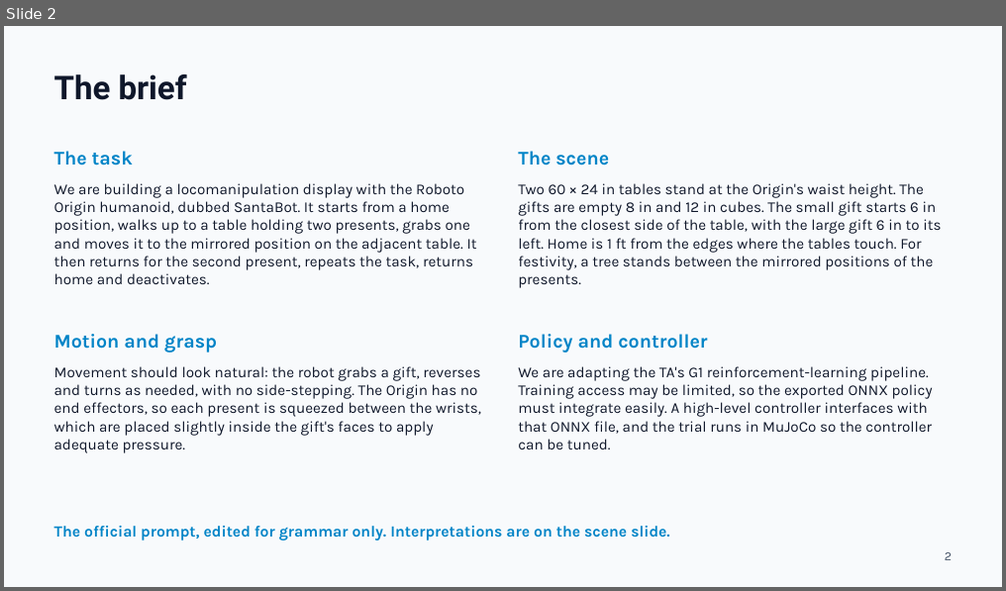
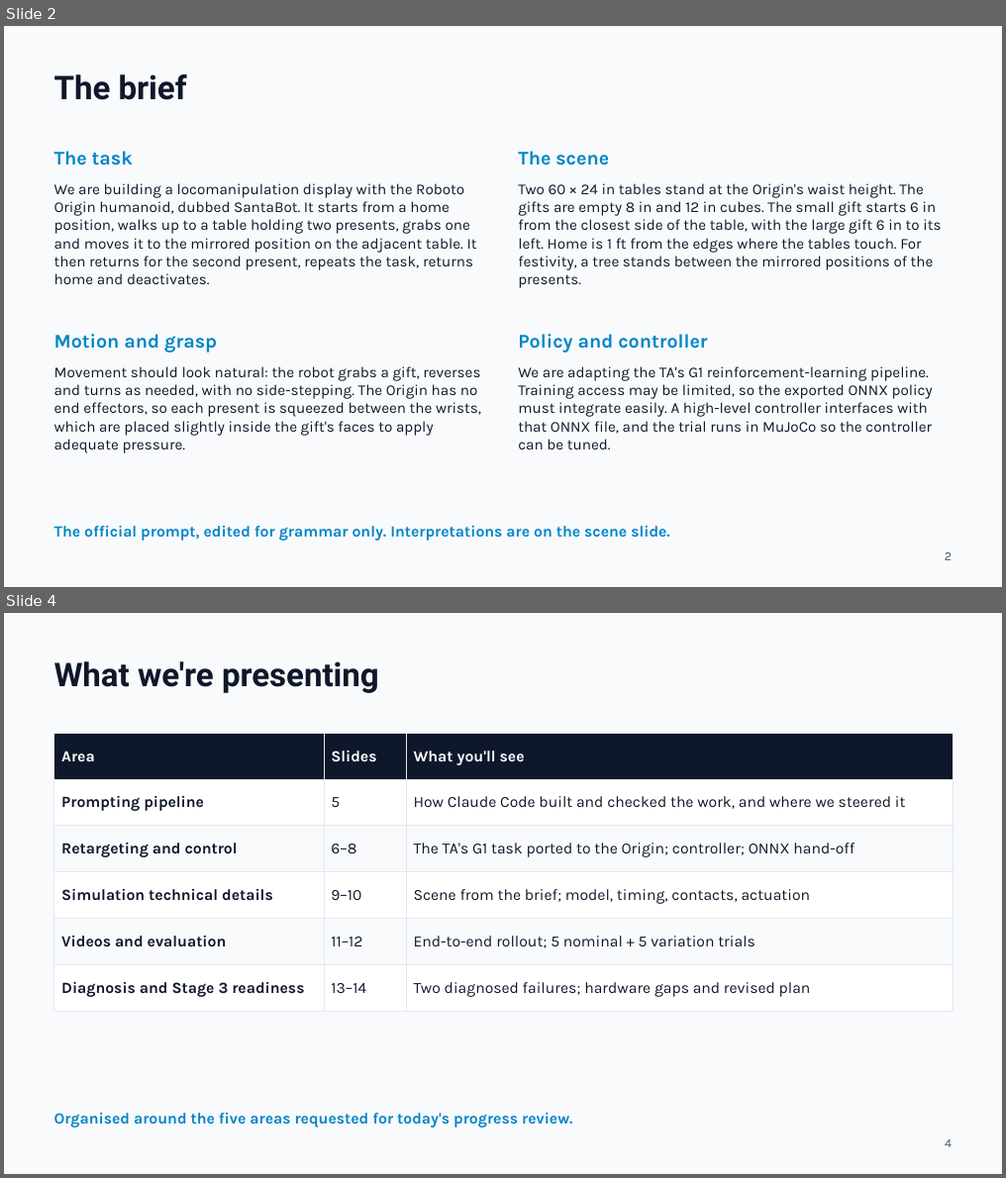
Before and after one commit to thebestjuan1738/SantaDisplayRoboto, a slide deck: slides/SantaBot_Stage2_Simulation_Review.pptx. Shown one above the other, each under a label of ours: slide 2 before the commit, slides 2 and 4 after it; the slides between them are not shown. The pictures are 1006x591 and 1006x1178 pixels, drawn with LibreOffice and Linux fonts; fonts in the diff are those of the drawing. Boxes give left, top, right and bottom in pixels: in the first picture for what was removed or moved away, otherwise in the second. Text is boxed around its words. In the diff, an @@ line names an element or a change of style, - is before the commit and + after.

```diff
--- a/slides/SantaBot_Stage2_Simulation_Review.pptx
+++ b/slides/SantaBot_Stage2_Simulation_Review.pptx
@@ slide 4 added at (4, 613, 1002, 1174), background #F8FAFC @@
@@ text added at (54, 662, 379, 693), 31.5 pt, text #0F172A, bold @@
+What we're presenting
@@ table added at (54, 733, 952, 1011), 6 rows, 3 columns @@
+Area | Slides | What you'll see
+Prompting pipeline | 5 | How Claude Code built and checked the work, and where we steered it
+Retargeting and control | 6–8 | The TA's G1 task ported to the Origin; controller; ONNX hand-off
+Simulation technical details | 9–10 | Scene from the brief; model, timing, contacts, actuation
+Videos and evaluation | 11–12 | End-to-end rollout; 5 nominal + 5 variation trials
+Diagnosis and Stage 3 readiness | 13–14 | Two diagnosed failures; hardware gaps and revised plan
@@ text added at (54, 1113, 572, 1128), 15 pt, text #0284C7, bold @@
+Organised around the five areas requested for today's progress review.
@@ text added at (944, 1140, 951, 1148), 12 pt, text #475569 @@
+4
```
Also in this commit, not shown: 10 slides changed, 2 other slides added, 6 other files.
